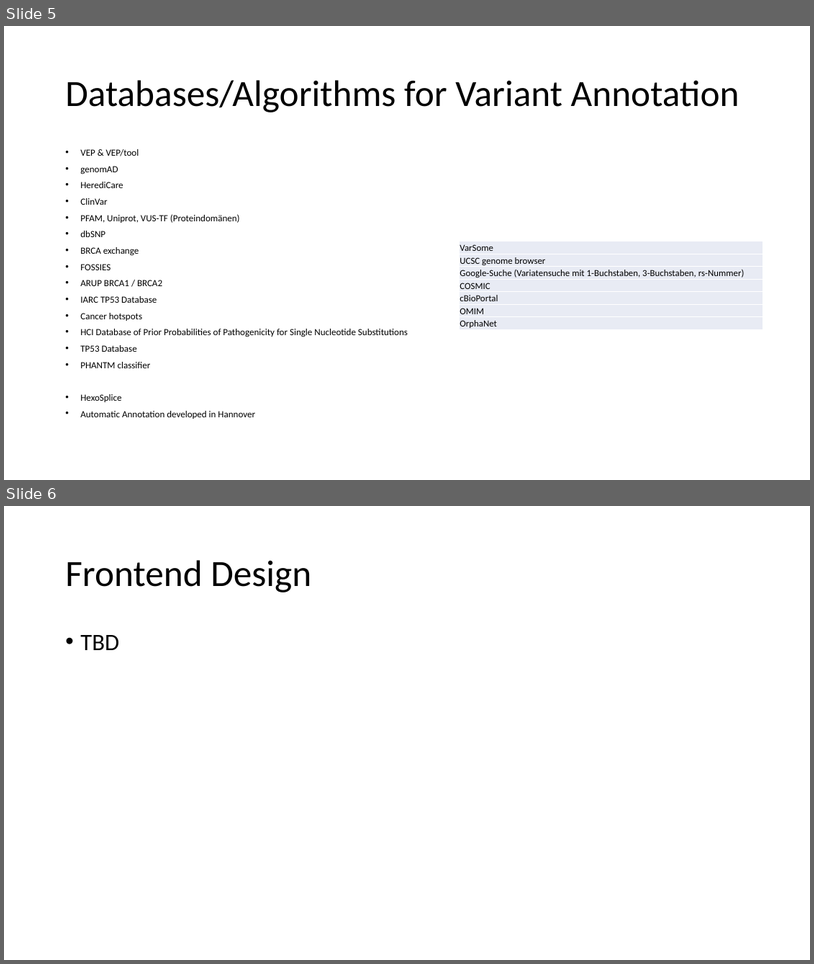
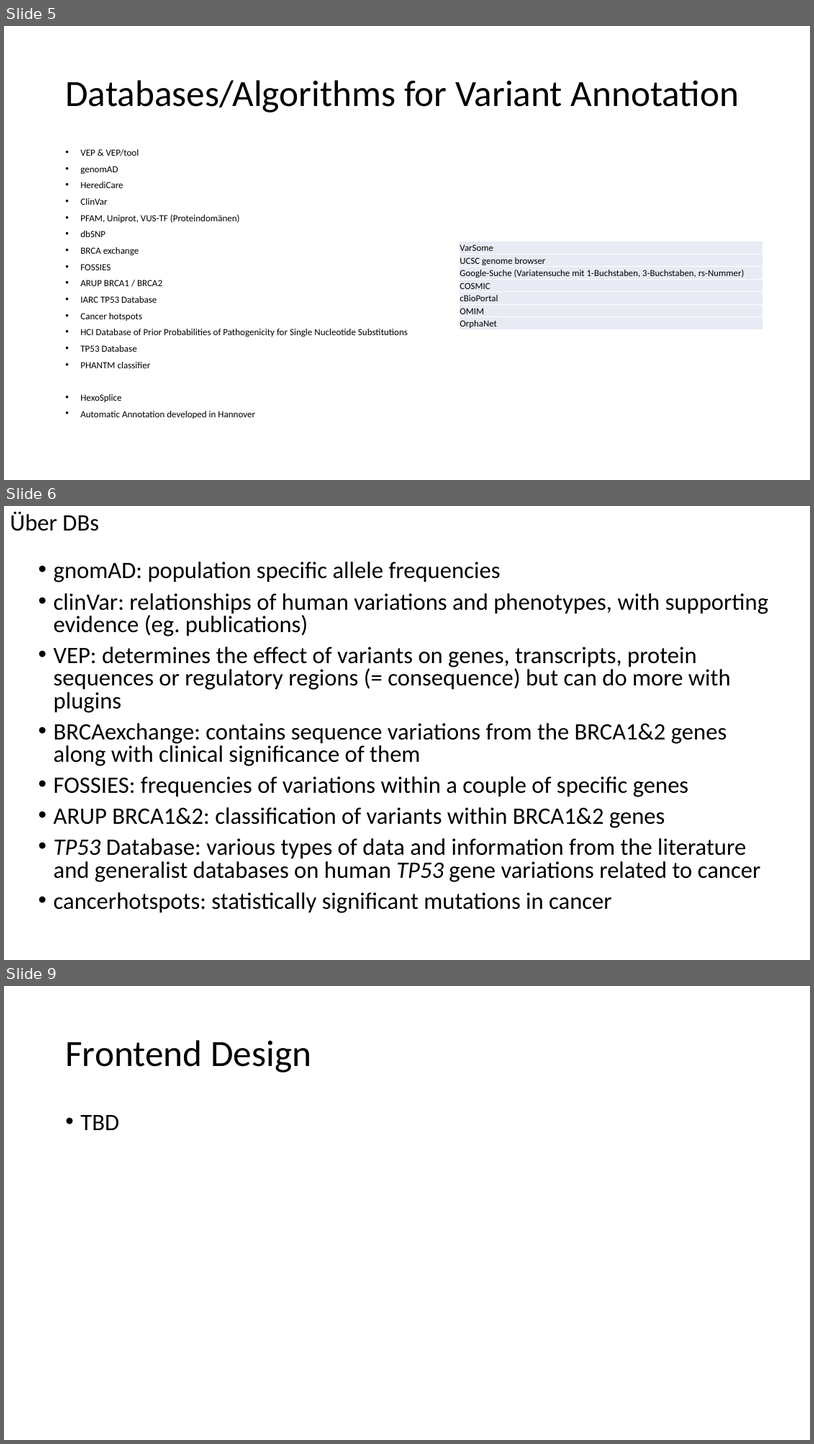
Before and after one commit to GC-HBOC/HerediVar, a slide deck: doc/presentations/02_03_22_project_sketch.pptx. Shown one above the other, each under a label of ours: slides 5 and 6 before the commit, slides 5, 6 and 9 after it; the slides between them are not shown. The pictures are 814x964 and 814x1444 pixels, drawn with LibreOffice and Linux fonts; fonts in the diff are those of the drawing. Boxes give left, top, right and bottom in pixels: in the first picture for what was removed or moved away, otherwise in the second. Text is boxed around its words. In the diff, an @@ line names an element or a change of style, - is before the commit and + after.

Commit message:
updated database proposal & colored requirements

```diff
--- a/doc/presentations/02_03_22_project_sketch.pptx
+++ b/doc/presentations/02_03_22_project_sketch.pptx
@@ slide 6 added at box(4, 506, 810, 960), background #FFFFFF @@
@@ title added at box(10, 512, 99, 531), 28 pt, text #000000 @@
+Über DBs
@@ text added at box(54, 561, 769, 913), 28 pt, text #000000 @@
+• gnomAD: population specific allele frequencies
+• clinVar: relationships of human variations and phenotypes, with supporting evidence (eg. publications)
+• VEP: determines the effect of variants on genes, transcripts, protein sequences or regulatory regions (= consequence) but can do more with plugins
+• BRCAexchange: contains sequence variations from the BRCA1&2 genes along with clinical significance of them
+• FOSSIES: frequencies of variations within a couple of specific genes
+• ARUP BRCA1&2: classification of variants within BRCA1&2 genes
+• TP53 Database: various types of data and information from the literature and generalist databases on human TP53 gene variations related to cancer
+• cancerhotspots: statistically significant mutations in cancer
@@ what was slide 6 is now slide 9 @@
```
Also in this commit, not shown: 3 slides changed, 3 other slides added, 1 slide removed, 1 other file.
